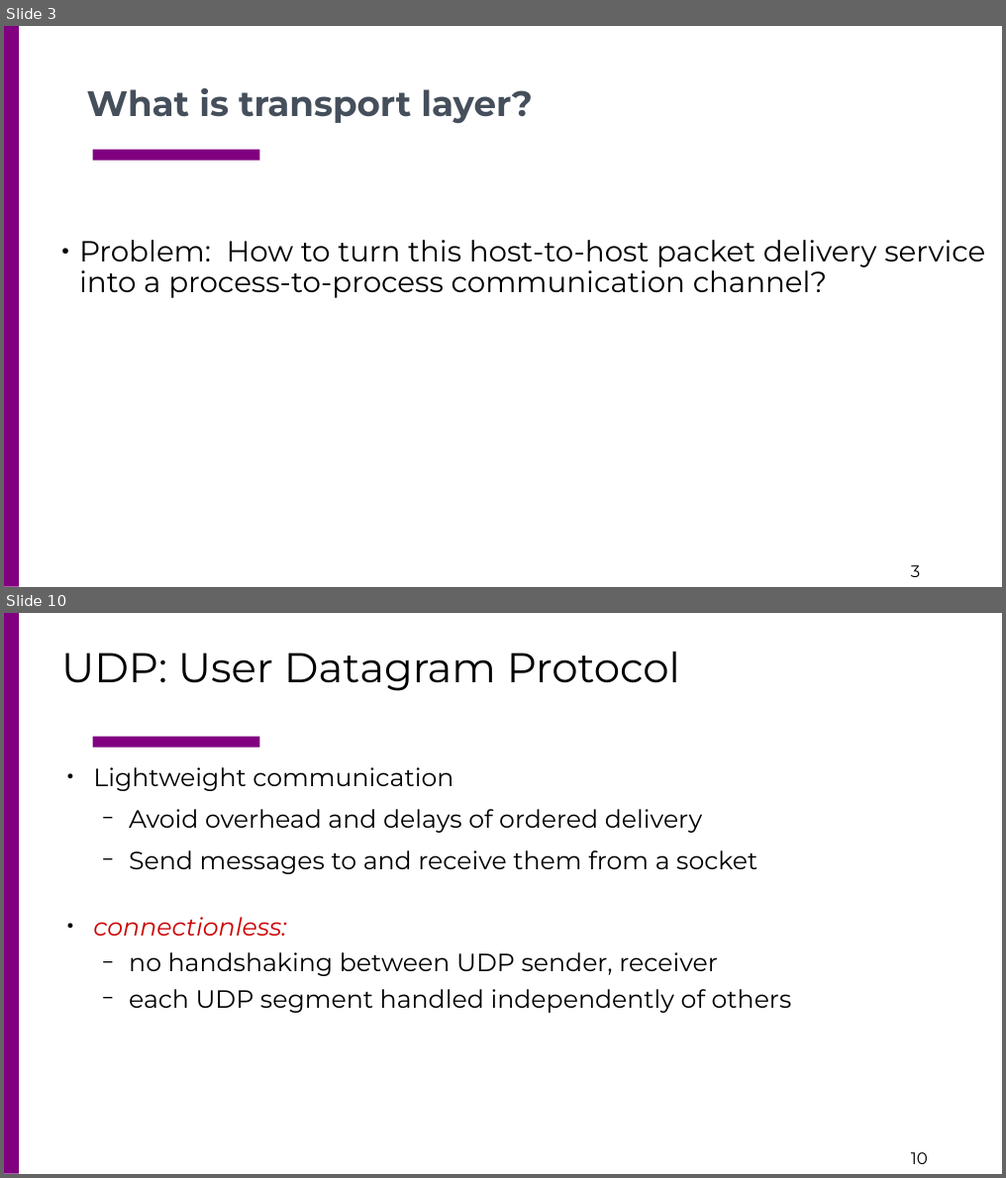
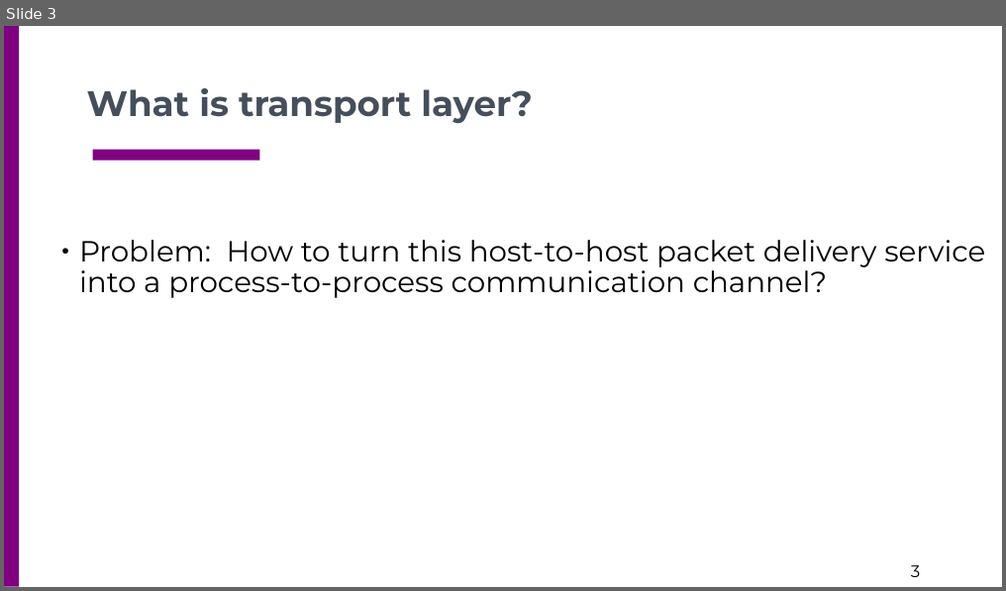
Before and after one commit to csc4200/csc4200.github.io, a slide deck: docs/lectures_source/class_slides-21.odp. Shown one above the other, each under a label of ours: slides 3 and 10 before the commit, slide 3 after it; the slides between them are not shown. The pictures are 1006x1178 and 1006x591 pixels, drawn with LibreOffice and Linux fonts; fonts in the diff are those of the drawing. Boxes give left, top, right and bottom in pixels: in the first picture for what was removed or moved away, otherwise in the second. Text is boxed around its words. In the diff, an @@ line names an element or a change of style, - is before the commit and + after.

```diff
--- a/docs/lectures_source/class_slides-21.odp
+++ b/docs/lectures_source/class_slides-21.odp
@@ slide 10 removed at (4,613,1002,1174), background #FFFFFF; not listed: 3 template elements that a slide beside it also shows @@
@@ title removed at (61,652,680,691) @@
-UDP: User Datagram Protocol
@@ text removed at (93,767,792,1013) @@
-● Lightweight communication
-  − Avoid overhead and delays of ordered delivery
-  − Send messages to and receive them from a socket
-● connectionless:
-  − no handshaking between UDP sender, receiver
-  − each UDP segment handled independently of others
```
Also in this commit, not shown: 2 slides changed, 1 slide added, 9 other slides removed, 7 other files.
